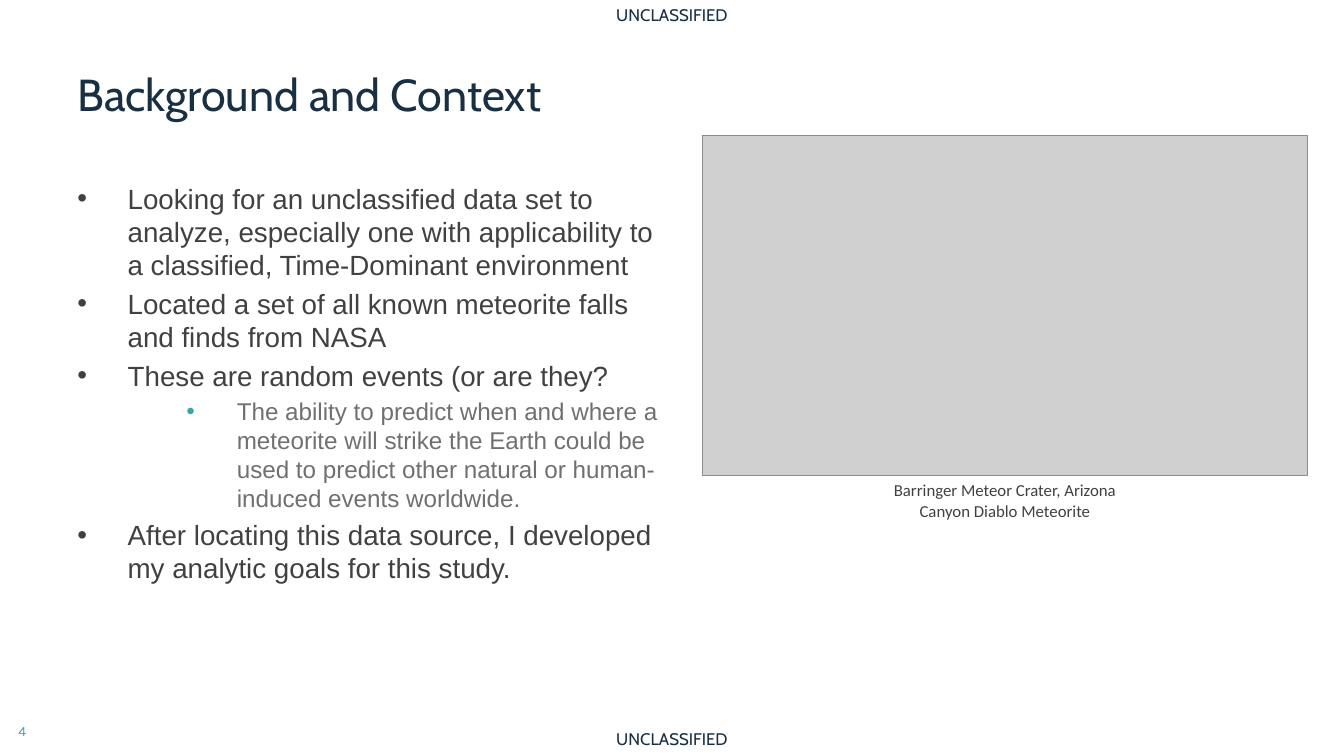
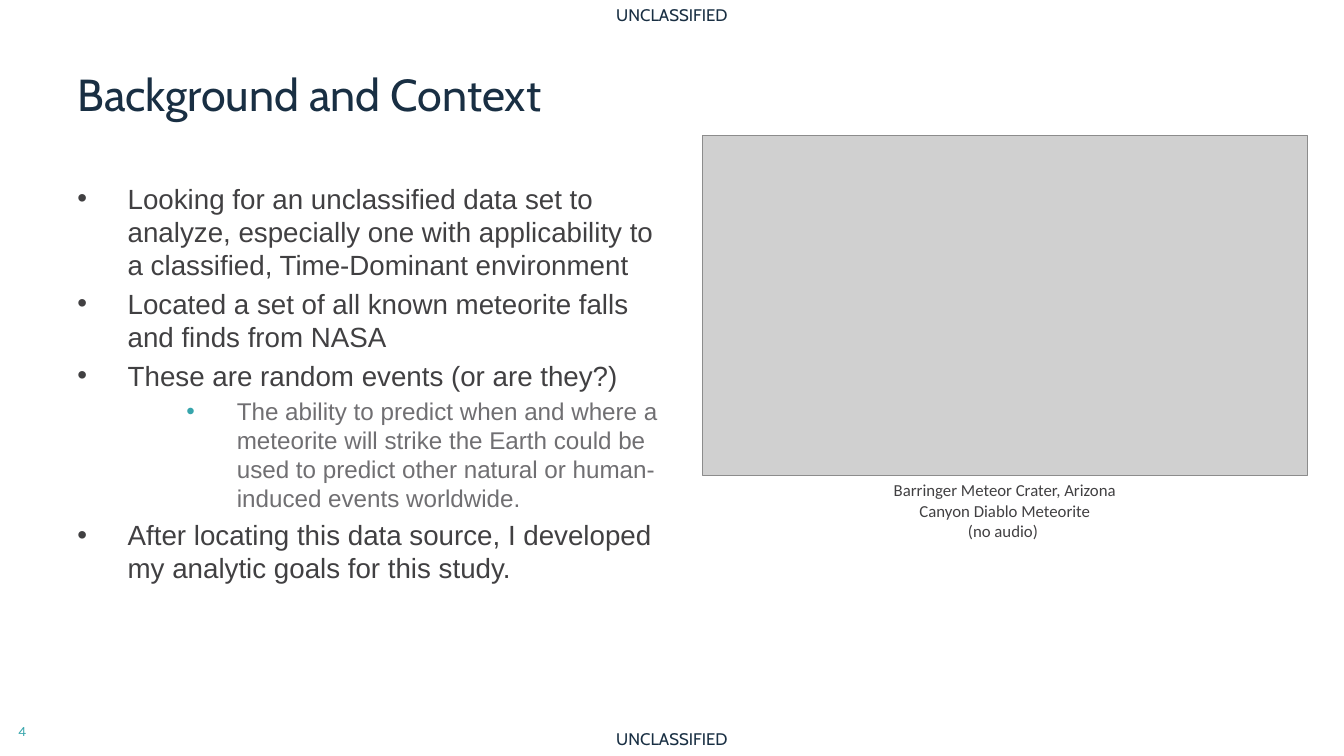
Before and after one commit to mwy912/capstone, a slide deck: slide 4 of milestones/milestone_8/matthew_younce_capstone.pptx. Drawn at 1344x756 pixels with LibreOffice and Linux fonts; fonts in the diff are those of the drawing; grey boxes stand for pictures; background and template pictures are left out. Boxes give left, top, right and bottom in pixels: in the first picture for what was removed or moved away, otherwise in the second. Text is boxed around its words. In the diff, an @@ line names an element or a change of style, - is before the commit and + after.

```diff
--- a/milestones/milestone_8/matthew_younce_capstone.pptx
+++ b/milestones/milestone_8/matthew_younce_capstone.pptx
@@ text at bbox=[128, 366, 617, 391]: text changed @@
-• These are random events (or are they?
+• These are random events (or are they?)
@@ text at bbox=[968, 525, 1037, 539]: paragraph added @@
+(no audio)
```
Also in this commit, not shown: 3 other slides changed, 12 slides added, 2 slides removed, 2 other files.
